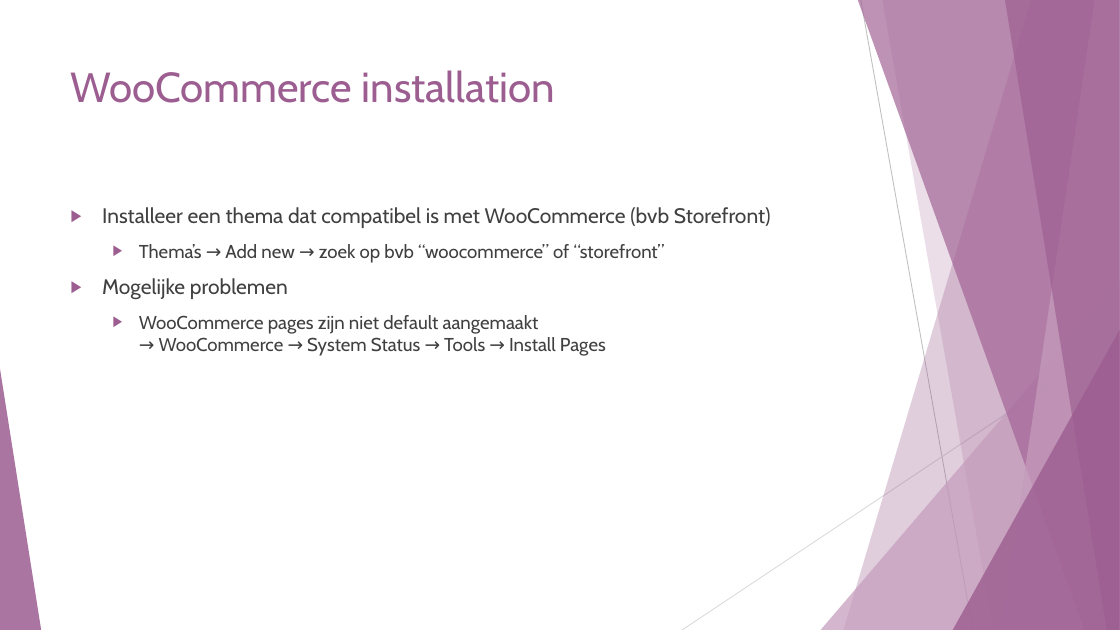
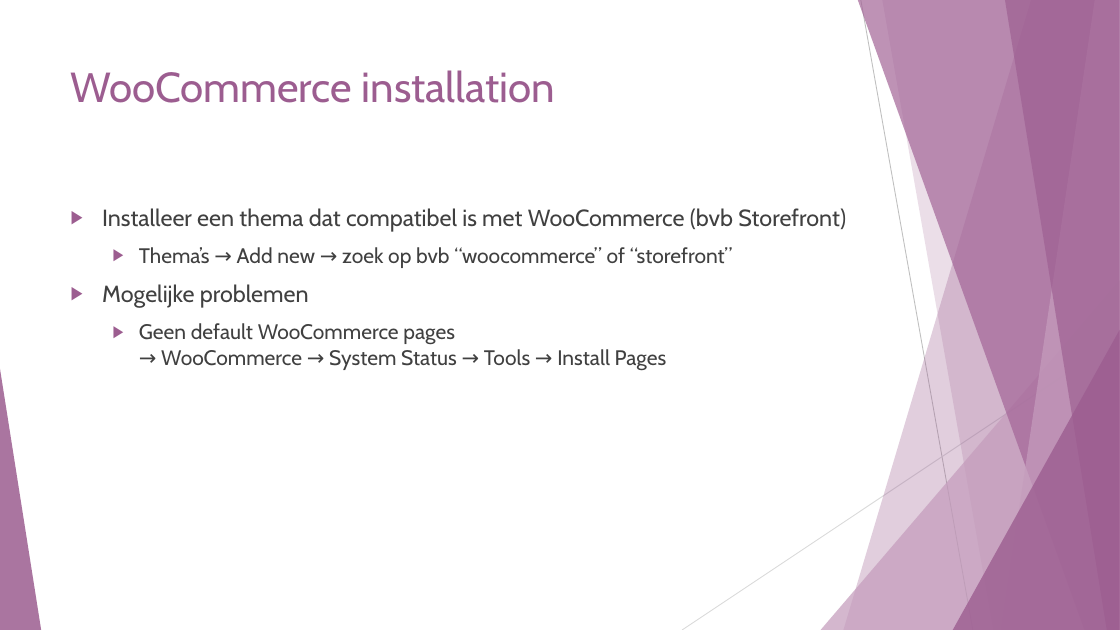
Before and after one commit to SarahJehin/WebResearch, a slide deck: slide 6 of new_technology/Wordpress - WooCommerce.pptx (slide 7 before the commit). Drawn at 1120x630 pixels with LibreOffice and Linux fonts; fonts in the diff are those of the drawing. Boxes give left, top, right and bottom in pixels: in the first picture for what was removed or moved away, otherwise in the second. Text is boxed around its words. In the diff, an @@ line names an element or a change of style, - is before the commit and + after.

```diff
--- a/new_technology/Wordpress - WooCommerce.pptx
+++ b/new_technology/Wordpress - WooCommerce.pptx
@@ text at [102,208,846,308]: size 18 to 20 pt in "Installeer een thema dat compatibel is met ...", "Mogelijke problemen"; size 16 to 18 pt in "Thema’s → Add new → zoek op ..." @@
@@ text at [139,323,667,371]: text changed; size 16 to 18 pt @@
-  ▶ WooCommerce pages zijn niet default aangemaakt
-    → WooCommerce → System Status → Tools → Install Pages
+  ▶ Geen default WooCommerce pages
+    → WooCommerce → System Status → Tools → Install Pages
```
Also in this commit, not shown: 13 other slides changed, 7 slides added, 8 slides removed, 40 other files.
